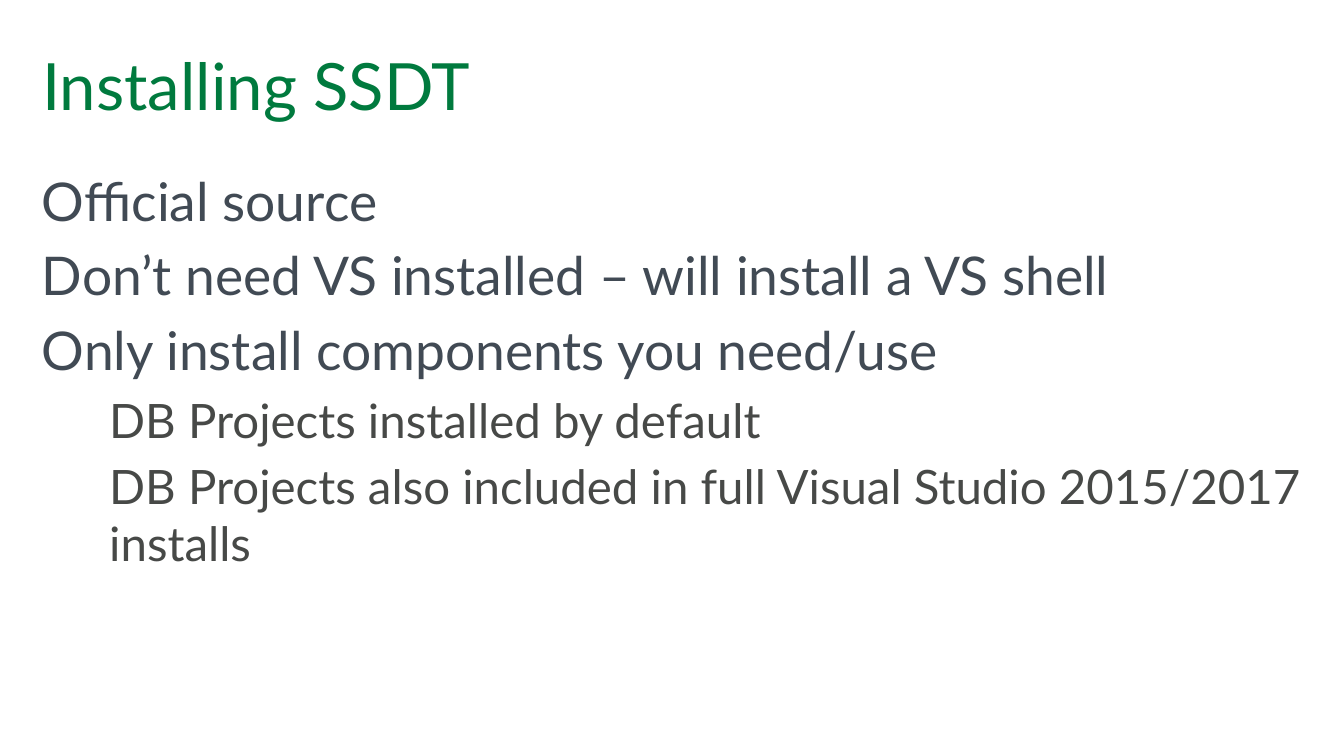
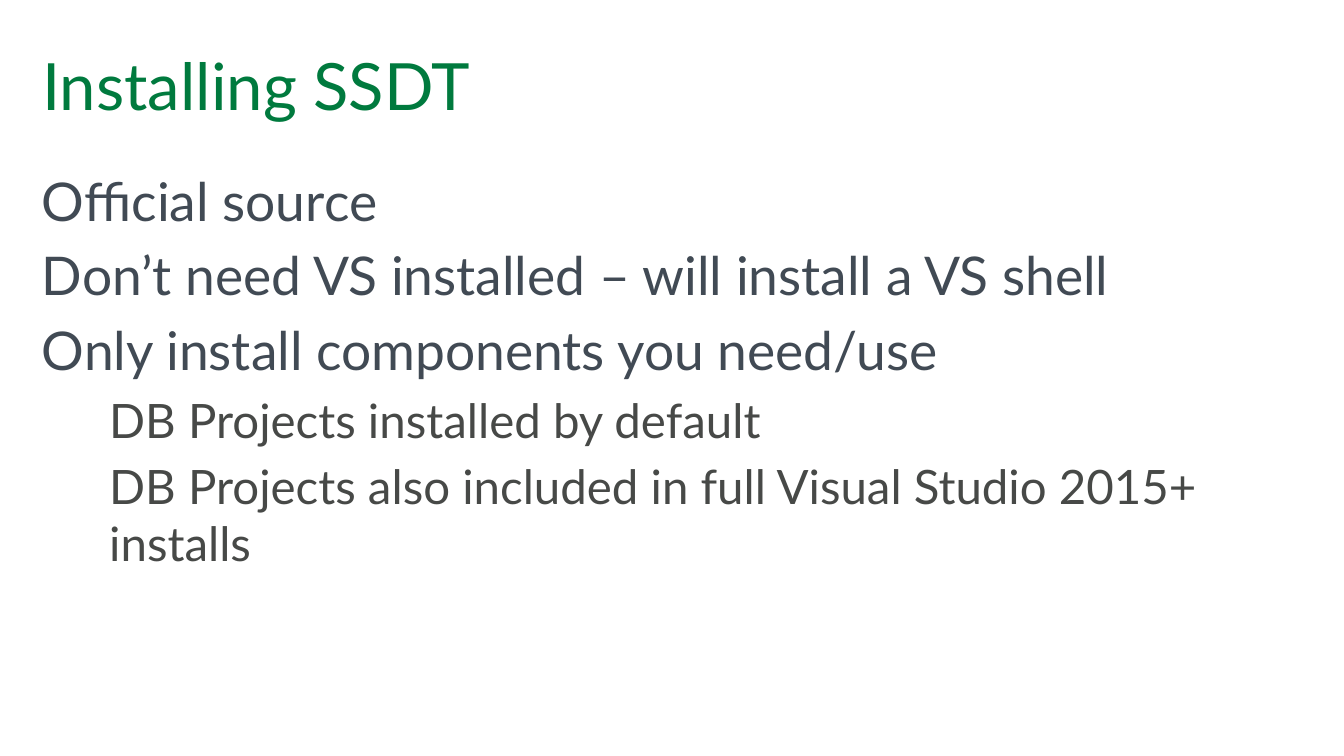
Before and after one commit to paschott/SSDT_101, a slide deck: slide 3 of Getting Your DB Schema Under Control With SSDT.pptx. Drawn at 1344x756 pixels with LibreOffice and Linux fonts; fonts in the diff are those of the drawing; background and template pictures are left out. Boxes give left, top, right and bottom in pixels: in the first picture for what was removed or moved away, otherwise in the second. Text is boxed around its words. In the diff, an @@ line names an element or a change of style, - is before the commit and + after.

```diff
--- a/Getting Your DB Schema Under Control With SSDT.pptx
+++ b/Getting Your DB Schema Under Control With SSDT.pptx
@@ text at box(109, 469, 1197, 562): text changed @@
-  DB Projects also included in full Visual Studio 2015/2017 installs
+  DB Projects also included in full Visual Studio 2015+ installs
```
Also in this commit, not shown: 7 other slides changed, 6 other files.
